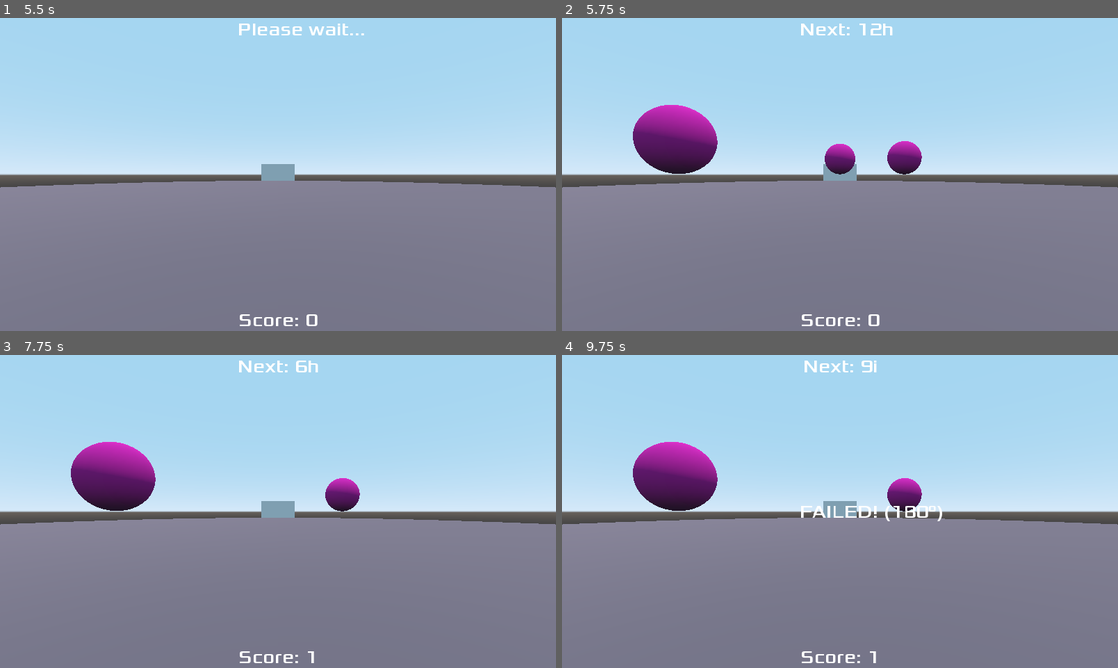
Above: before the commit, frames 1-4 (two rows, left to right).
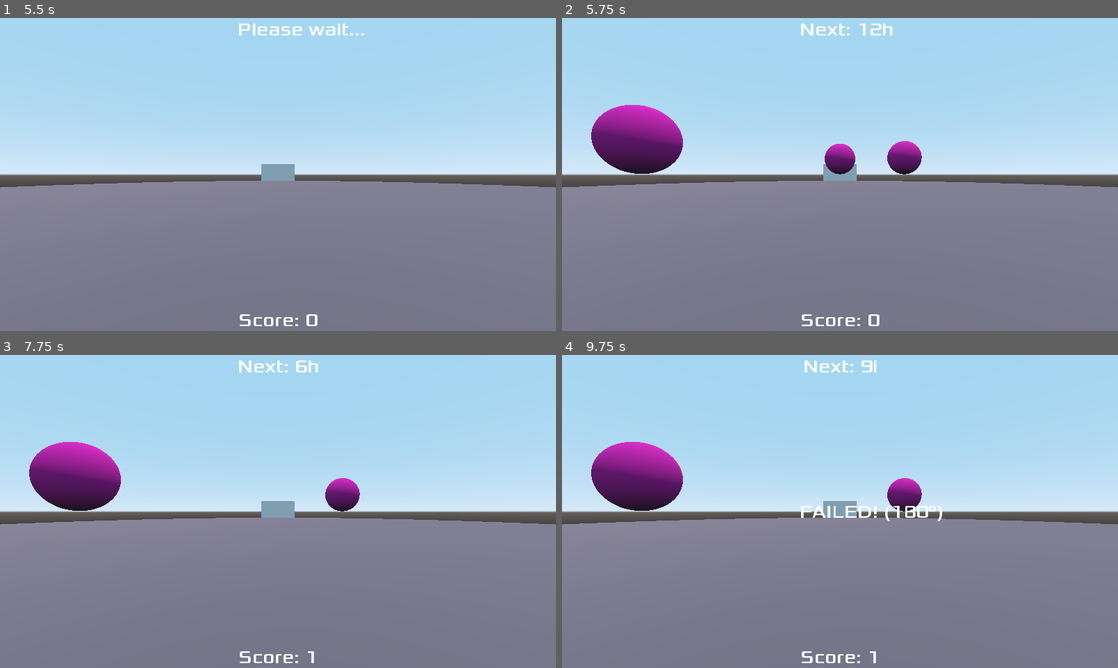
Above: after the commit, the same moments.

Repository: JudgeGregg/REVAn
Game: Godot game, scene res://Game.tscn
Same seed, same stepped clock (60 frames per second), same inputs: the game is played once before the commit and once after it.
Inputs (mouse positions are in pixels of both pictures, inside the frame that each line leads up to):
- Up to frame 1 (5.5 s): click "Start" at 0.5 s; tap Enter at 1.25, 2.75, 4.25 s; move the mouse to (305, 174) at 1.27 s; tap Space at 2, 3.5, 5 s; move the mouse to (250, 174) at 2.02 s; move the mouse to (289, 168) at 2.77 s; move the mouse to (272, 180) at 3.52 s; move the mouse to (316, 177) at 4.27 s; move the mouse to (233, 171) at 5.02 s
- Up to frame 2 (5.75 s): no input
- Up to frame 3 (7.75 s): move the mouse to (283, 511) at 5.77 s; move the mouse to (255, 505) at 6.52 s; move the mouse to (305, 511) at 7.27 s
- Up to frame 4 (9.75 s): move the mouse to (812, 511) at 8.02 s; move the mouse to (851, 505) at 8.77 s; move the mouse to (834, 517) at 9.52 s

Frame 1 is identical in both runs. In frame 2, 3.4% of the frame differs, in the area x 5-28%, y 27-50%; in frame 3, 3.4%; in frame 4, 3.4%.

Commit message:
Reposition 3i and 9i

Diff:
--- a/Game.tscn
+++ b/Game.tscn
@@ -83,7 +83,7 @@
 transform = Transform( 0.8, 0, 0, 0, 0.8, 0, 0, 0, 0.8, 0.0772533, 1.1801, -6.68903 )
 
 [node name="Anomaly14" parent="MeshInstance" instance=ExtResource( 2 )]
-transform = Transform( 0.8, 0, 0, 0, 0.8, 0, 0, 0, 0.8, 0.0772533, 1.1801, -3.81546 )
+transform = Transform( 0.8, 0, 0, 0, 0.8, 0, 0, 0, 0.8, 0.0772533, 1.1801, -4.69512 )
 
 [node name="Anomaly10" parent="MeshInstance" instance=ExtResource( 2 )]
 transform = Transform( 0.8, 0, 0, 0, 0.8, 0, 0, 0, 0.8, 3.26244, 1.1801, -5.57836 )
@@ -101,7 +101,7 @@
 transform = Transform( 0.8, 0, 0, 0, 0.8, 0, 0, 0, 0.8, 0.036, 1.18, 6.535 )
 
 [node name="Anomaly13" parent="MeshInstance" instance=ExtResource( 2 )]
-transform = Transform( 0.8, 0, 0, 0, 0.8, 0, 0, 0, 0.8, 0.036, 1.18, 3.60797 )
+transform = Transform( 0.8, 0, 0, 0, 0.8, 0, 0, 0, 0.8, 0.036, 1.18, 4.56413 )
 
 [node name="Anomaly4" parent="MeshInstance" instance=ExtResource( 2 )]
 transform = Transform( 0.8, 0, 0, 0, 0.8, 0, 0, 0, 0.8, -3.561, 1.18, 5.622 )
Not shown: 7 places in Game.tscn that only renumber resources
